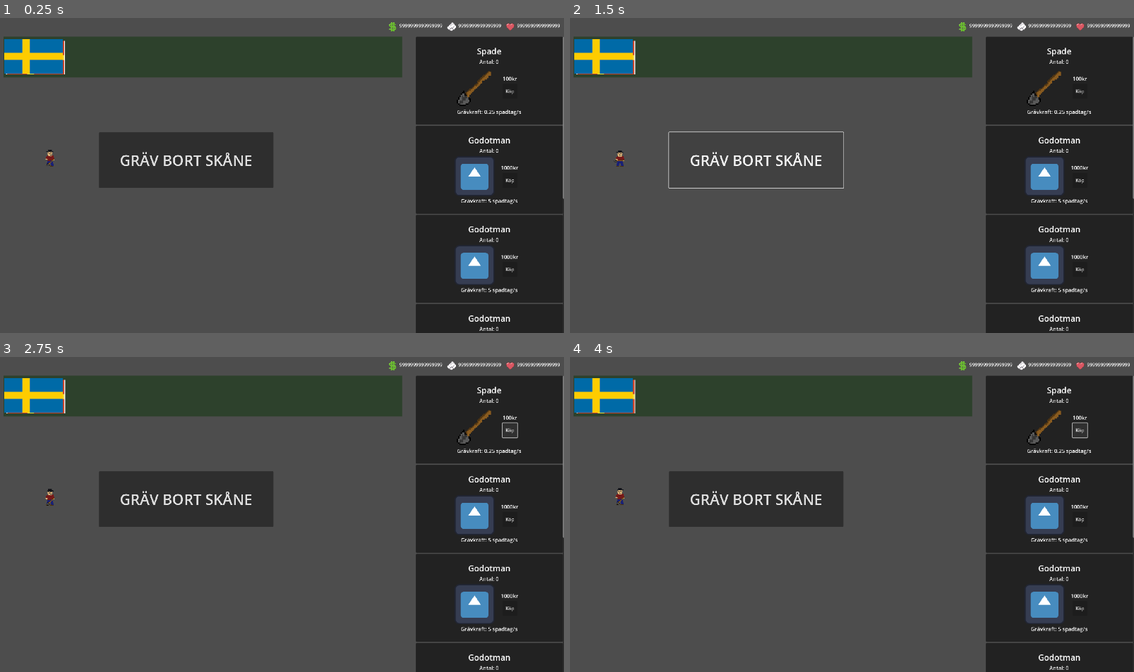
Above: before the commit, frames 1-4 (two rows, left to right).
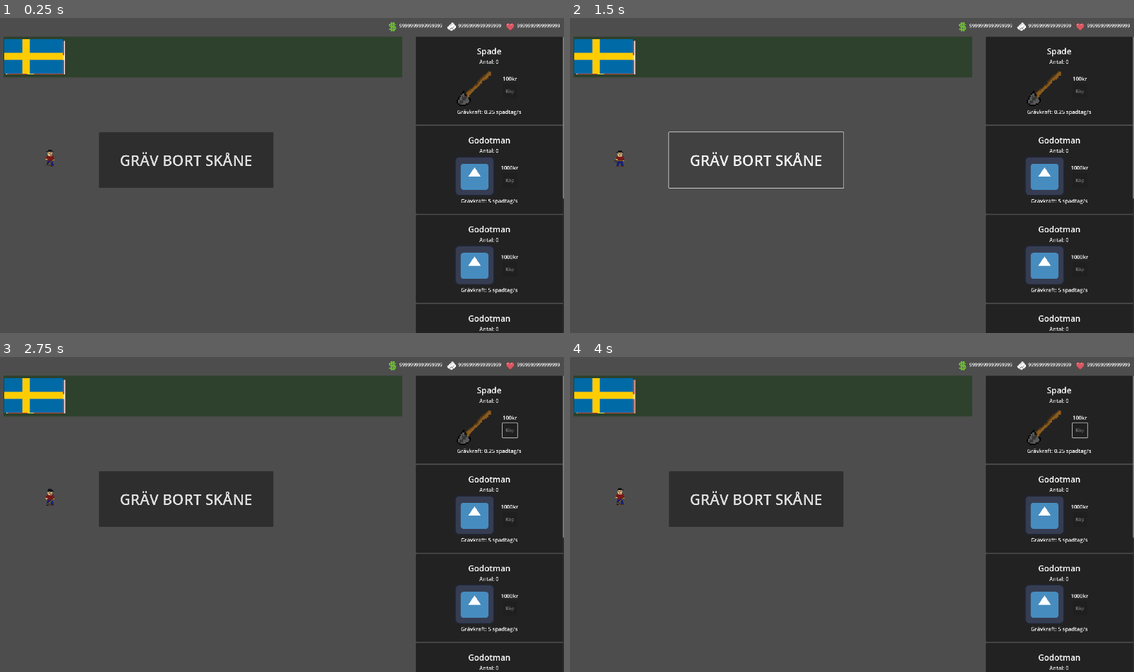
Above: after the commit, the same moments.

Repository: ARCsweden/GameJam2024SpringA
Game: Godot game, scene res://Scenes/main_scene.tscn
Two runs of this game, one before a commit and one after it. Both use one fixed random seed, a clock stepped at 60 frames per second and the inputs below. The engine's default icon, where the game draws it, is replaced by a stand-in: a white triangle on a blue panel in a dark square.
Inputs (mouse positions are in pixels of both pictures, inside the frame that each line leads up to):
- Up to frame 1 (0.25 s): no input
- Up to frame 2 (1.5 s): click (1077, 90) at 0.5 s, where only the run before the commit has a clickable "Köp"; click "GRÄV BORT SKÅNE" at 1.25 s
- Up to frame 3 (2.75 s): click (507, 429) at 2 s, where only the run before the commit has a clickable "Köp"
- Up to frame 4 (4 s): click "GRÄV BORT SKÅNE" at 2.75 s; click (1077, 429) at 3.5 s, where only the run before the commit has a clickable "Köp"

The runs differ from the first frame. In frame 1, less than 0.1% of the frame differs, in the area x 89-92%, y 22-81%; in frame 2, less than 0.1%; in frame 3, less than 0.1%; in frame 4, less than 0.1%.

Commit message:
Added grayed out button when broke

Diff:
--- a/Assets/Resources/EquipmentGodotman.tres
+++ b/Assets/Resources/EquipmentGodotman.tres
@@ -1,4 +1,4 @@
-[gd_resource type="Resource" load_steps=3 format=3 uid="uid://ct7o78bqly4hr"]
+[gd_resource type="Resource" script_class="EquipmentResource" load_steps=3 format=3 uid="uid://ct7o78bqly4hr"]
 
 [ext_resource type="Texture2D" uid="uid://cgpt0pdqctwdr" path="res://icon.svg" id="1_y8w1e"]
 [ext_resource type="Script" path="res://Assets/Scripts/EquipmentRes.gd" id="2_hvl0v"]
@@ -10,3 +10,4 @@
 title = "Godotman"
 cost = 1000
 dig_power = 5.0
+amount = 0
--- a/Assets/Resources/EquipmentSpade.tres
+++ b/Assets/Resources/EquipmentSpade.tres
@@ -1,4 +1,4 @@
-[gd_resource type="Resource" load_steps=3 format=3 uid="uid://ckya3ckdjl8hm"]
+[gd_resource type="Resource" script_class="EquipmentResource" load_steps=3 format=3 uid="uid://ckya3ckdjl8hm"]
 
 [ext_resource type="Texture2D" uid="uid://cyt46xmj2adwl" path="res://Assets/Spade.png" id="1_jv737"]
 [ext_resource type="Script" path="res://Assets/Scripts/EquipmentRes.gd" id="2_m6x86"]
--- a/Scenes/UI/BuyMenu/EquipmentPanel.gd
+++ b/Scenes/UI/BuyMenu/EquipmentPanel.gd
@@ -25,4 +25,7 @@
 		Signals.emit_signal("equipment_bought",res)
 # Called every frame. 'delta' is the elapsed time since the previous frame.
 func _process(delta):
-	pass
+	if State.money < res.cost:
+		buyButton.disabled = true
+	else:
+		buyButton.disabled = false
